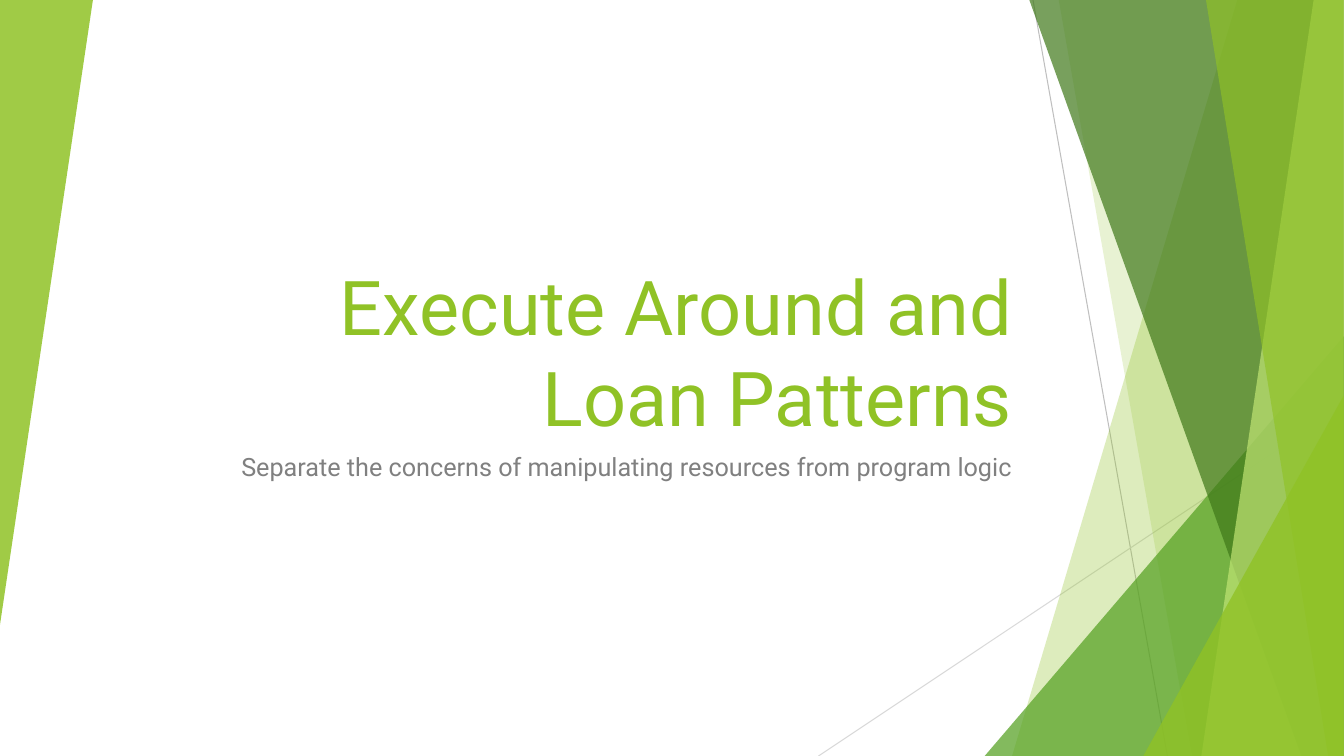
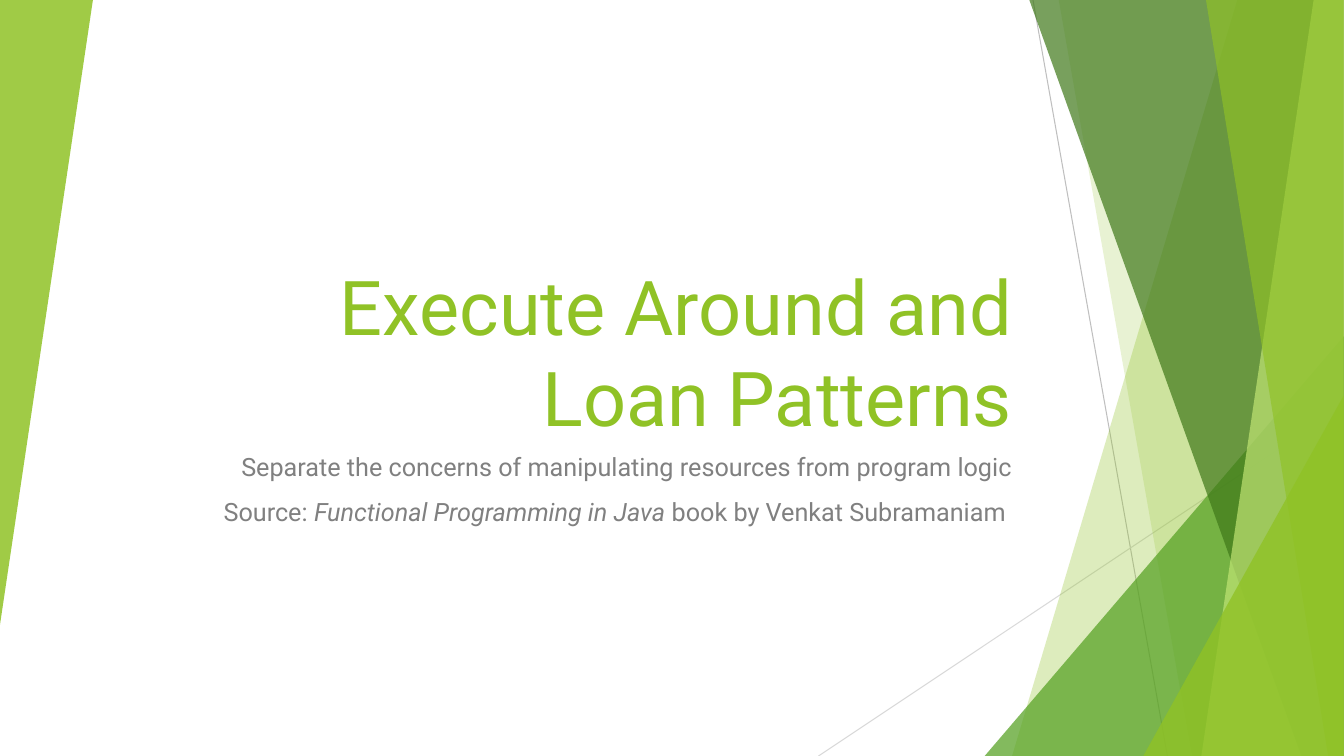
Before and after one commit to RichardRoda/2017-CodePaLOUsa-Lambda, a slide deck: slide 60 of Learning to Love the Lambda in the Stream.pptx. Drawn at 1344x756 pixels with LibreOffice and Linux fonts; fonts in the diff are those of the drawing. Boxes give left, top, right and bottom in pixels: in the first picture for what was removed or moved away, otherwise in the second. Text is boxed around its words. In the diff, an @@ line names an element or a change of style, - is before the commit and + after.

Commit message:
Add bullet point for creating a stream using a builder.  Clean up the sorted intermediate function and add explication for a stable sort as a sub-bullet point.  Add a citation for the execute around and loan patterns.

```diff
--- a/Learning to Love the Lambda in the Stream.pptx
+++ b/Learning to Love the Lambda in the Stream.pptx
@@ subtitle at [224, 502, 1005, 527]: paragraph added @@
+Source: Functional Programming in Java book by Venkat Subramaniam
```
Also in this commit, not shown: 2 other slides changed, 1 other file.
